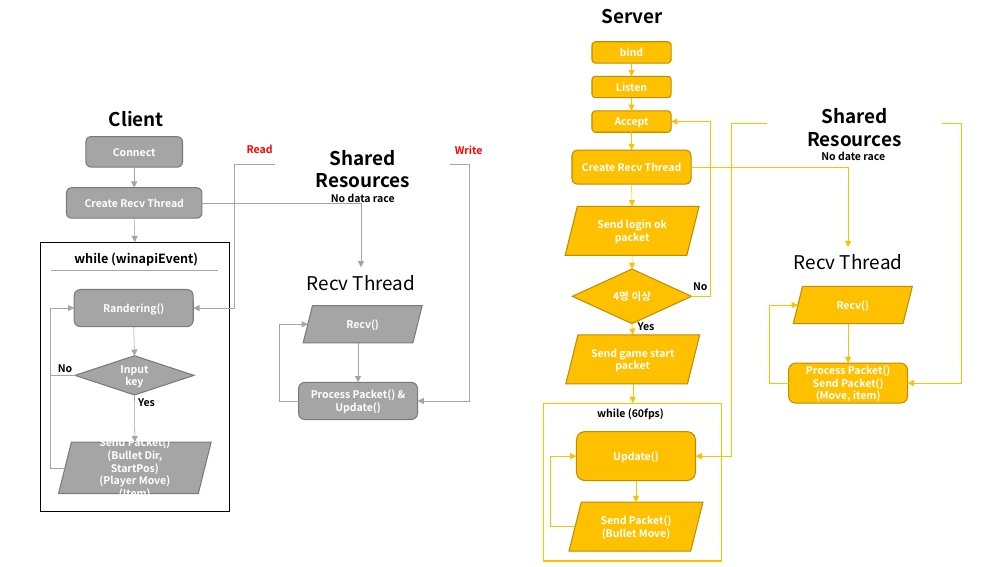
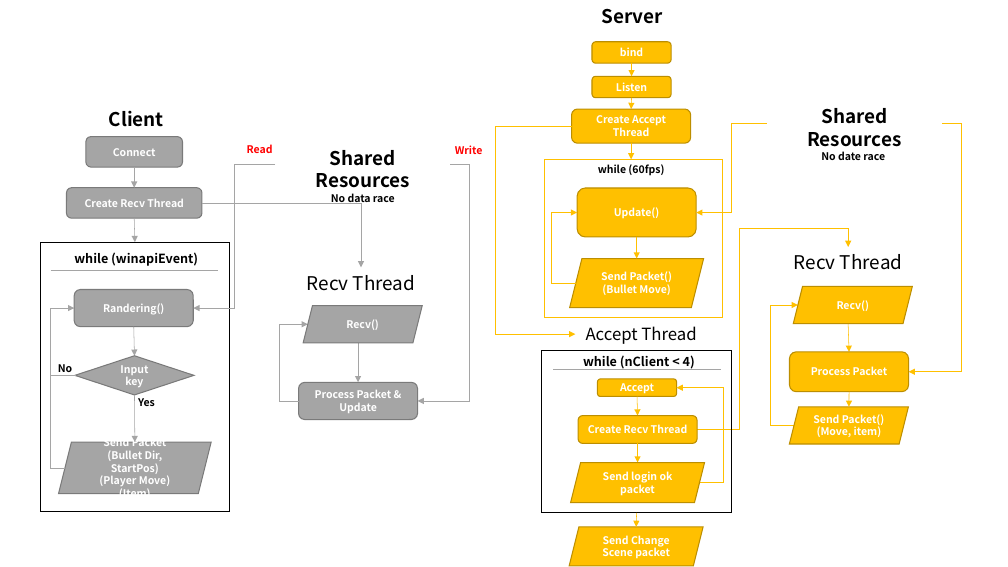
Before and after one commit to kakik/agari, a slide deck: slide 1 of 프레젠테이션1.pptx. Drawn at 1008x567 pixels with LibreOffice and Linux fonts; fonts in the diff are those of the drawing. Boxes give left, top, right and bottom in pixels: in the first picture for what was removed or moved away, otherwise in the second. Text is boxed around its words. In the diff, an @@ line names an element or a change of style, - is before the commit and + after.

```diff
--- a/프레젠테이션1.pptx
+++ b/프레젠테이션1.pptx
@@ rounded rectangle added at (x1=572, y1=109, x2=690, y2=143), fill #FFC000, outline #BD8E00 1 pt, 10 pt, text #FFFFFF, bold @@
+Create Accept Thread
@@ elbow arrow moved from (692, 296) - (671, 122) to (572, 126) - (575, 334) @@
@@ arrow moved from (631, 132) - (631, 150) to (631, 143) - (631, 160) @@
@@ elbow arrow moved from (767, 123) - (696, 456) to (767, 123) - (696, 212) @@
@@ elbow arrow moved from (942, 123) - (908, 383) to (942, 123) - (909, 372) @@
@@ 1 rounded rectangle, 1 parallelogram, 1 text, 1 rectangle, 1 arrow, 1 elbow arrow moved together from (x1=544, y1=403, x2=721, y2=561) to (x1=544, y1=160, x2=722, y2=318) @@
@@ elbow arrow moved from (691, 167) - (848, 247) to (697, 430) - (848, 247) @@
@@ diamond removed at (x1=572, y1=269, x2=691, y2=324) @@
-4명 이상
@@ text removed at (x1=693, y1=282, x2=707, y2=290) @@
-No
@@ text added at (x1=586, y1=326, x2=696, y2=344), 16 pt, text #000000 @@
+Accept Thread
@@ arrow removed from (632, 324) to (633, 335) @@
@@ text removed at (x1=638, y1=319, x2=655, y2=330) @@
-Yes
@@ elbow arrow moved from (789, 383) - (798, 306) to (794, 426) - (798, 306) @@
@@ arrow moved from (848, 324) - (848, 363) to (848, 324) - (849, 352) @@
@@ rectangle added at (x1=542, y1=350, x2=731, y2=513), outline #000000 1 pt @@
@@ parallelogram removed at (x1=566, y1=335, x2=699, y2=384) @@
-Send game start packet
@@ text added at (x1=583, y1=355, x2=695, y2=370), 12 pt, text #000000, bold @@
+while (nClient < 4)
@@ rounded rectangle "Process Packet" moved from (x1=789, y1=363, x2=907, y2=403) to (x1=789, y1=352, x2=908, y2=392) @@
@@ line added from (554, 370) to (721, 370), #A5A5A5 0.5 pt @@
@@ rounded rectangle "Accept" resized from (x1=592, y1=111, x2=671, y2=132) to (x1=597, y1=379, x2=677, y2=396) @@
@@ elbow arrow added from (699, 482) to (677, 388), #FFC000 0.5 pt @@
@@ text in rounded rectangle at (x1=811, y1=366, x2=888, y2=375): text changed @@
-Process Packet()
-Send Packet()
-(Move, item)
+Process Packet
@@ text in rounded rectangle at (x1=315, y1=390, x2=392, y2=413): text changed @@
-Process Packet() & Update()
+Process Packet & Update
@@ rounded rectangle "Create Recv Thread" resized from (x1=572, y1=150, x2=691, y2=184) to (x1=578, y1=416, x2=697, y2=444) @@
@@ arrow moved from (633, 384) - (633, 403) to (637, 396) - (637, 416) @@
@@ parallelogram added at (x1=789, y1=407, x2=908, y2=444), fill #FFC000, outline #BD8E00 1 pt, 10 pt, text #FFFFFF, bold @@
+Send Packet()
+(Move, item)
@@ arrow moved from (632, 256) - (632, 269) to (849, 392) - (849, 407) @@
@@ text in parallelogram at (x1=103, y1=436, x2=167, y2=450): text changed @@
-Send Packet()
+Send Packet
@@ arrow moved from (631, 185) - (632, 206) to (637, 444) - (637, 463) @@
@@ parallelogram "Send login ok packet" resized from (x1=566, y1=206, x2=699, y2=256) to (x1=571, y1=463, x2=705, y2=503) @@
@@ parallelogram added at (x1=569, y1=527, x2=703, y2=566), fill #FFC000, outline #BD8E00 1 pt, 10 pt, text #FFFFFF, bold @@
+Send Change Scene packet
@@ arrow added from (637, 513) to (637, 527), #FFC000 0.5 pt @@
```
Also in this commit, not shown: 4 other files.
